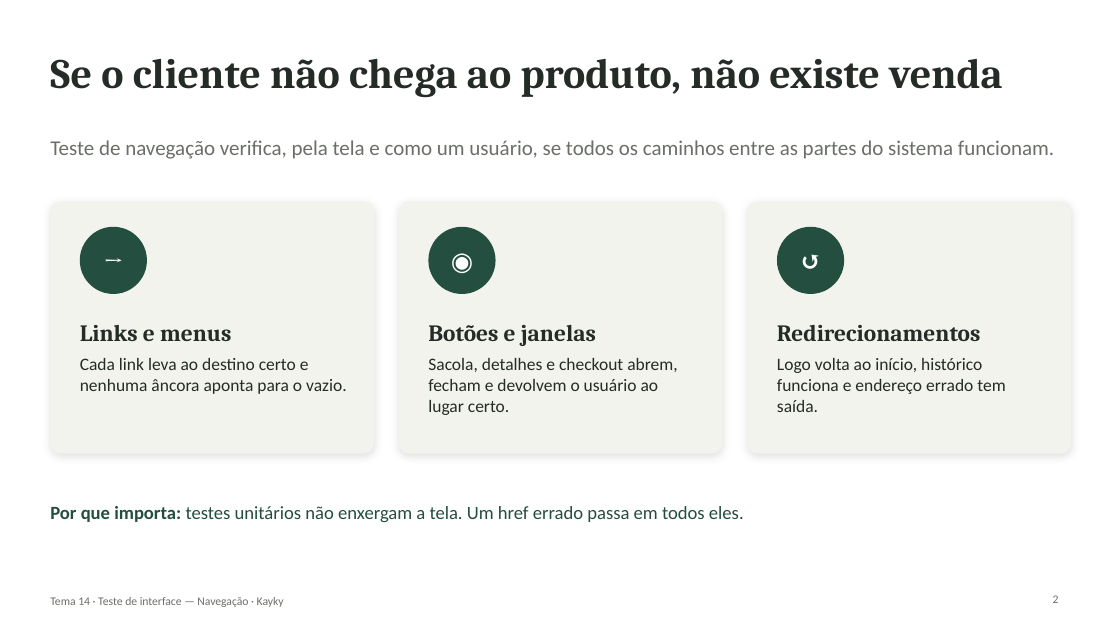
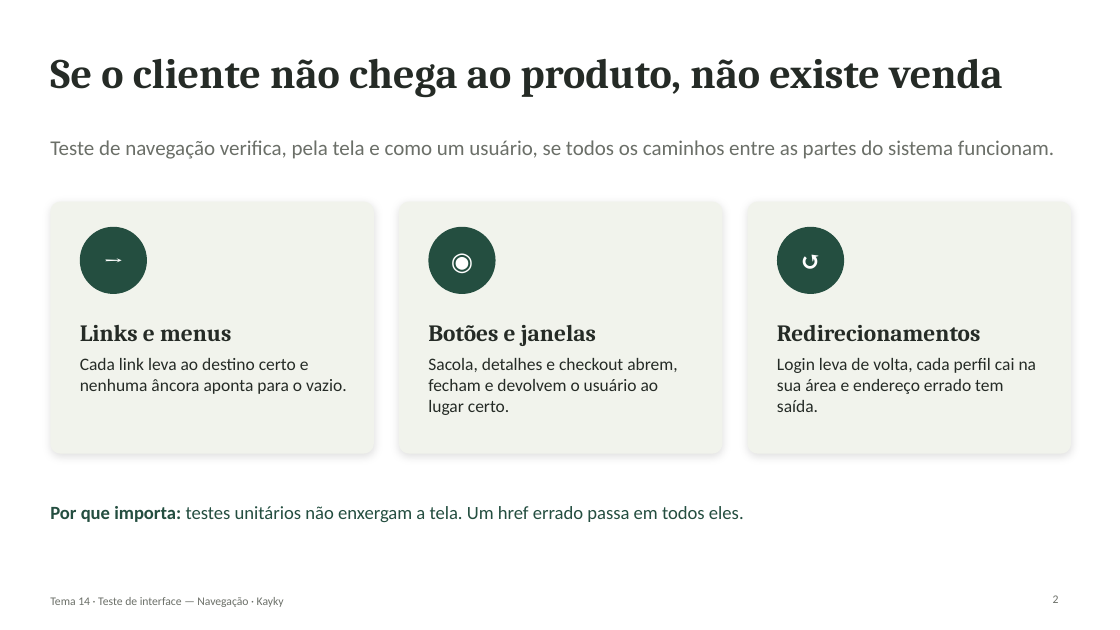
Before and after one commit to KaykyOne/f-e-commerce, a slide deck: slide 2 of docs/tema-14-navegacao/Apresentacao-Tema14-Navegacao.pptx. Drawn at 1120x630 pixels with LibreOffice and Linux fonts; fonts in the diff are those of the drawing. Boxes give left, top, right and bottom in pixels: in the first picture for what was removed or moved away, otherwise in the second. Text is boxed around its words. In the diff, an @@ line names an element or a change of style, - is before the commit and + after.

```diff
--- a/docs/tema-14-navegacao/Apresentacao-Tema14-Navegacao.pptx
+++ b/docs/tema-14-navegacao/Apresentacao-Tema14-Navegacao.pptx
@@ text at (777,358,1037,412): text changed @@
-Logo volta ao início, histórico funciona e endereço errado tem saída.
+Login leva de volta, cada perfil cai na sua área e endereço errado tem saída.
```
Also in this commit, not shown: 8 other slides changed, 5 slides added, 2 slides removed, 14 other files.
